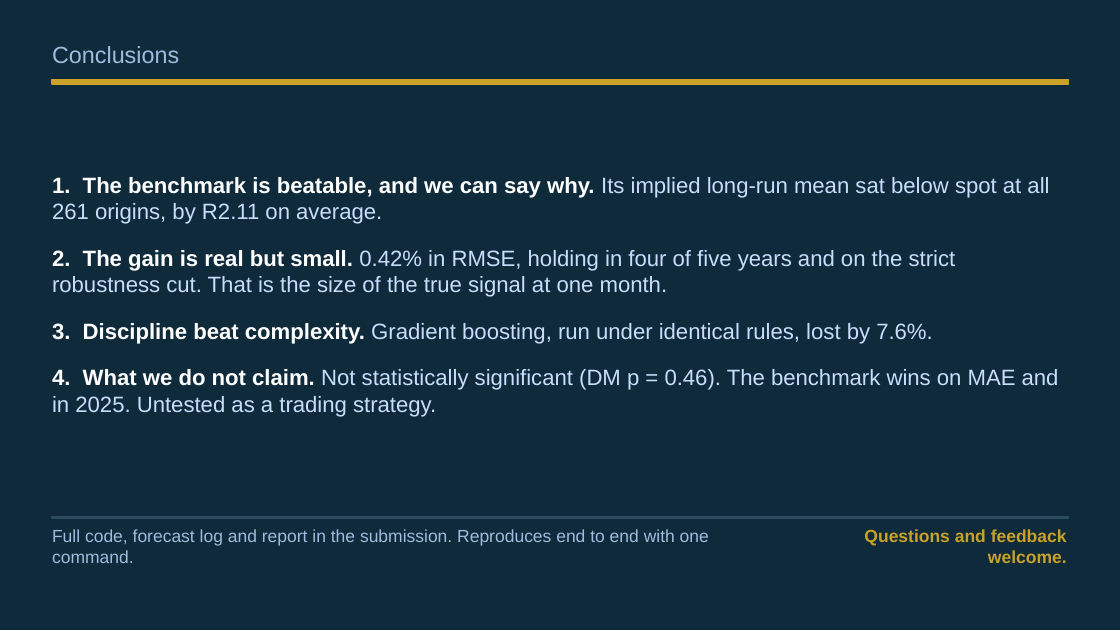
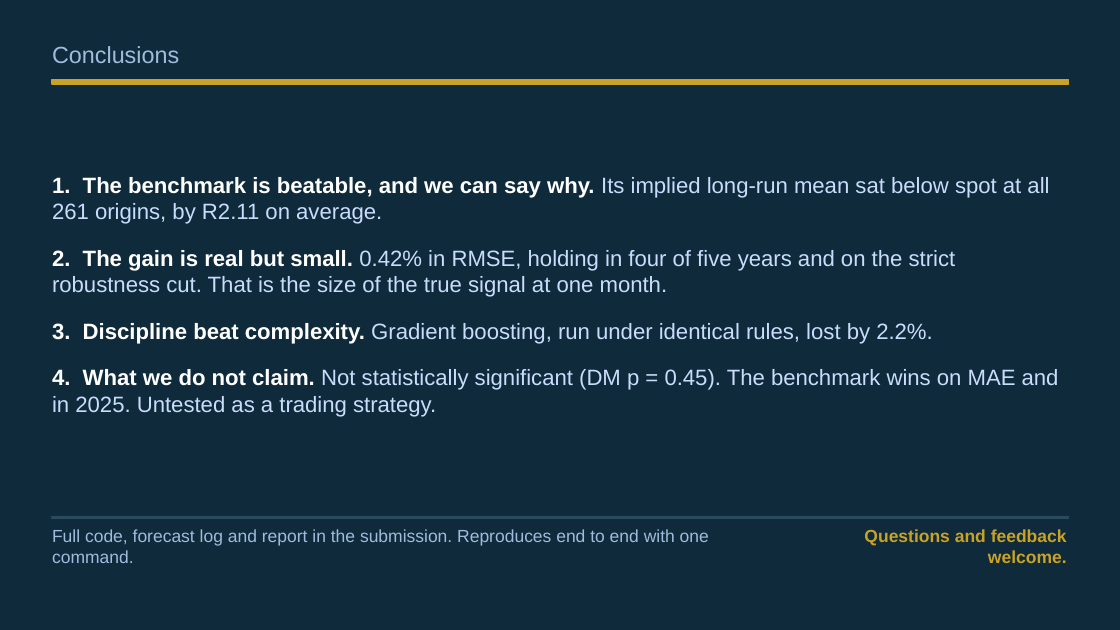
Before and after one commit to Aakashanil67/usdzar-forecasting, a slide deck: slide 6 of reports/presentation.pptx. Drawn at 1120x630 pixels with LibreOffice and Linux fonts; fonts in the diff are those of the drawing. Boxes give left, top, right and bottom in pixels: in the first picture for what was removed or moved away, otherwise in the second. Text is boxed around its words. In the diff, an @@ line names an element or a change of style, - is before the commit and + after.

Commit message:
Purge overlapping targets from tuning folds and end validation before 2021 targets
Validation now stops at the 2020-11-27 origin. Ridge scaling is fitted inside each fold, gradient boosting gets a small tuning grid under the same purged protocol, and AR(1) in logs is fixed as the benchmark instead of being picked on the judged window.

```diff
--- a/reports/presentation.pptx
+++ b/reports/presentation.pptx
@@ text at box(52, 323, 1059, 417): text changed @@
-3. Discipline beat complexity. Gradient boosting, run under identical rules, lost by 7.6%.
-4. What we do not claim. Not statistically significant (DM p = 0.46). The benchmark wins on MAE and in 2025. Untested as a trading strategy.
+3. Discipline beat complexity. Gradient boosting, run under identical rules, lost by 2.2%.
+4. What we do not claim. Not statistically significant (DM p = 0.45). The benchmark wins on MAE and in 2025. Untested as a trading strategy.
```
Also in this commit, not shown: 5 other slides changed, 24 other files.
